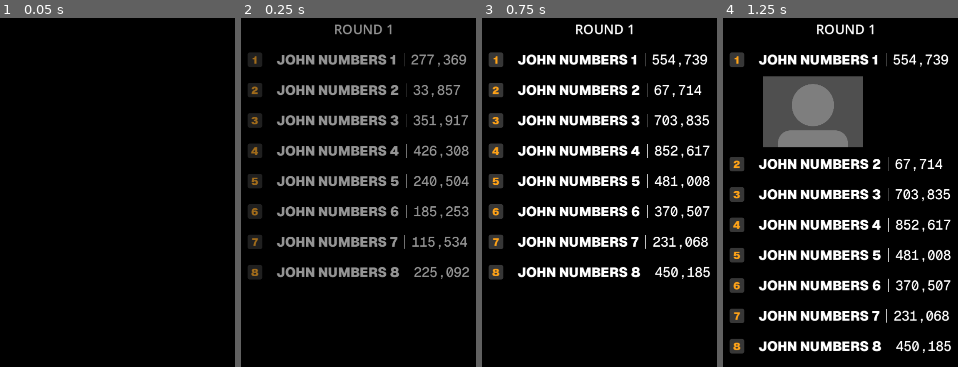
Above: before the commit, frames 1-4 (left to right).
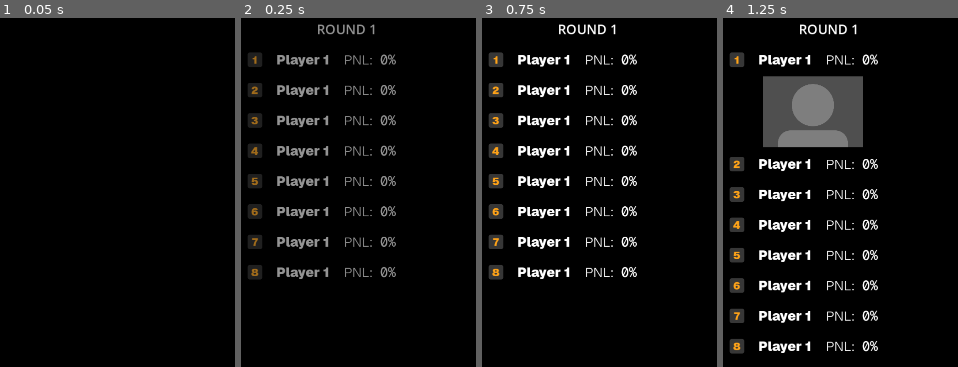
Above: after the commit, the same moments.

Repository: Dexterminator/legend-trade-event-app
Game: Godot game, scene res://scenes/main/main.tscn
Two runs of this game, one before a commit and one after it. Both use one fixed random seed, a clock stepped at 60 frames per second and the inputs below.
Inputs:
- Up to frame 1 (0.05 s): no input
- Up to frame 2 (0.25 s): no input
- Up to frame 3 (0.75 s): tap Enter at 0.5 s; tap 1 at 0.6 s
- Up to frame 4 (1.25 s): no input

Frame 1 is identical in both runs. In frame 2, 11% of the frame differs, in the area x 15-98%, y 1-75%; in frame 3, 12%; in frame 4, 12%, in the area x 15-98%, y 1-96%.

Commit message:
PNL in leaderboard

Diff:
--- a/client/scenes/standings_overlay/player_panel/player_panel.gd
+++ b/client/scenes/standings_overlay/player_panel/player_panel.gd
@@ -9,24 +9,14 @@
 enum State {EXPANDED, COLLAPSED}
 var state: State = State.COLLAPSED
 var score: int = 0
-var pnl_pct: int = 0
+var pnl_pct: float = 0.0
 var ranking: int = 0
 var showing_score: int = 0
 var score_tween: Tween
 
-func set_pnl_pct(new_score: int) -> void:
-	score = new_score
-	if score_tween:
-		score_tween.kill()
-	score_tween = create_tween()
-	score_tween.tween_method(
-		func(value: float) -> void:
-			score_label.text = "%s" % Utils.format_number(int(value)),
-		float(showing_score),
-		float(score),
-		0.5
-	)
-	showing_score = score
+func set_pnl_pct(new_pnl_pct: float) -> void:
+	pnl_pct = new_pnl_pct
+	score_label.text = "%0.2f%%" % pnl_pct
 
 func toggle_expanded() -> void:
 	if animation_player.is_playing():
--- a/client/scenes/standings_overlay/player_panel/player_panel.tscn
+++ b/client/scenes/standings_overlay/player_panel/player_panel.tscn
@@ -4,6 +4,7 @@
 [ext_resource type="Theme" uid="uid://mdn7ofcnq8dn" path="res://assets/theme.tres" id="1_bxhcd"]
 [ext_resource type="Texture2D" uid="uid://dlun3mo22x028" path="res://assets/placeholder.png" id="1_rask7"]
 [ext_resource type="FontFile" uid="uid://dvpky2gy5ft1v" path="res://assets/Geist/static/Geist-Black.ttf" id="2_l0tbx"]
+[ext_resource type="FontFile" uid="uid://blwbjlk3w6irg" path="res://assets/Geist/static/Geist-Light.ttf" id="4_87vf4"]
 [ext_resource type="FontFile" uid="uid://d4dksvgcss1tj" path="res://assets/Geist_Mono/static/GeistMono-Medium.ttf" id="4_r568l"]
 
 [sub_resource type="StyleBoxFlat" id="StyleBoxFlat_4p068"]
@@ -176,13 +177,20 @@
 theme_override_font_sizes/font_size = 32
 text = "|"
 
+[node name="NameLabel2" type="Label" parent="HBoxContainer" unique_id=655070918]
+unique_name_in_owner = true
+layout_mode = 2
+theme_override_fonts/font = ExtResource("4_87vf4")
+theme_override_font_sizes/font_size = 32
+text = "PNL:"
+
 [node name="ScoreLabel" type="Label" parent="HBoxContainer" unique_id=907248853]
 unique_name_in_owner = true
 custom_minimum_size = Vector2(160, 0)
 layout_mode = 2
 theme_override_fonts/font = ExtResource("4_r568l")
 theme_override_font_sizes/font_size = 32
-text = "5%"
+text = "0%"
 
 [node name="PlayerPicture" type="Sprite2D" parent="." unique_id=1828077865]
 modulate = Color(1, 1, 1, 0)
--- a/client/scenes/standings_overlay/standings_overlay.gd
+++ b/client/scenes/standings_overlay/standings_overlay.gd
@@ -4,16 +4,13 @@
 @onready var panels_by_player_index: Array = standings_container.get_children()
 var inited := false
 var sorting := false
+var player_panel_by_user_name: Dictionary[String, PlayerPanel] = {}
 
 func _ready() -> void:
 	modulate.a = 0.0
 	var t := create_tween()
 	t.tween_property(self , "modulate:a", 1.0, .3).set_ease(Tween.EASE_IN).set_trans(Tween.TRANS_CUBIC)
 	SignalBus.standings_updated.connect(_on_standings_updated)
-	for i in range(standings_container.get_child_count()):
-		var p: PlayerPanel = standings_container.get_child(i)
-		p.name_label.text = "JOHN NUMBERS %d" % (i + 1)
-		p.set_pnl_pct(randi_range(0, 1000000))
 	_set_placements()
 
 func sort_by_rank() -> void:
@@ -93,12 +90,28 @@
 		else:
 			panel.z_index = 0
 
+func _init_player_panels(payload: Dictionary) -> void:
+	for i in range(standings_container.get_child_count()):
+		var leaderboard_player: Dictionary = payload["traders"][i]
+		var p: PlayerPanel = standings_container.get_child(i)
+		p.name_label.text = leaderboard_player["username"]
+		player_panel_by_user_name[leaderboard_player["username"]] = p
+
+func _update_player_panels(payload: Dictionary) -> void:
+	for i in range(len(payload["traders"])):
+		var leaderboard_player: Dictionary = payload["traders"][i]
+		var p: PlayerPanel = player_panel_by_user_name[leaderboard_player["username"]]
+		var pnl_pct: float = leaderboard_player["pnl_pct"]
+		p.set_pnl_pct(pnl_pct)
+
 func _on_standings_updated(payload: Dictionary) -> void:
 	if not inited:
 		inited = true
+		_init_player_panels(payload)
+		_update_player_panels(payload)
 		return
 
-	print(payload["traders"][0])
+	_update_player_panels(payload)
 	sorting = true
 	for child: PlayerPanel in standings_container.get_children():
 		pass
